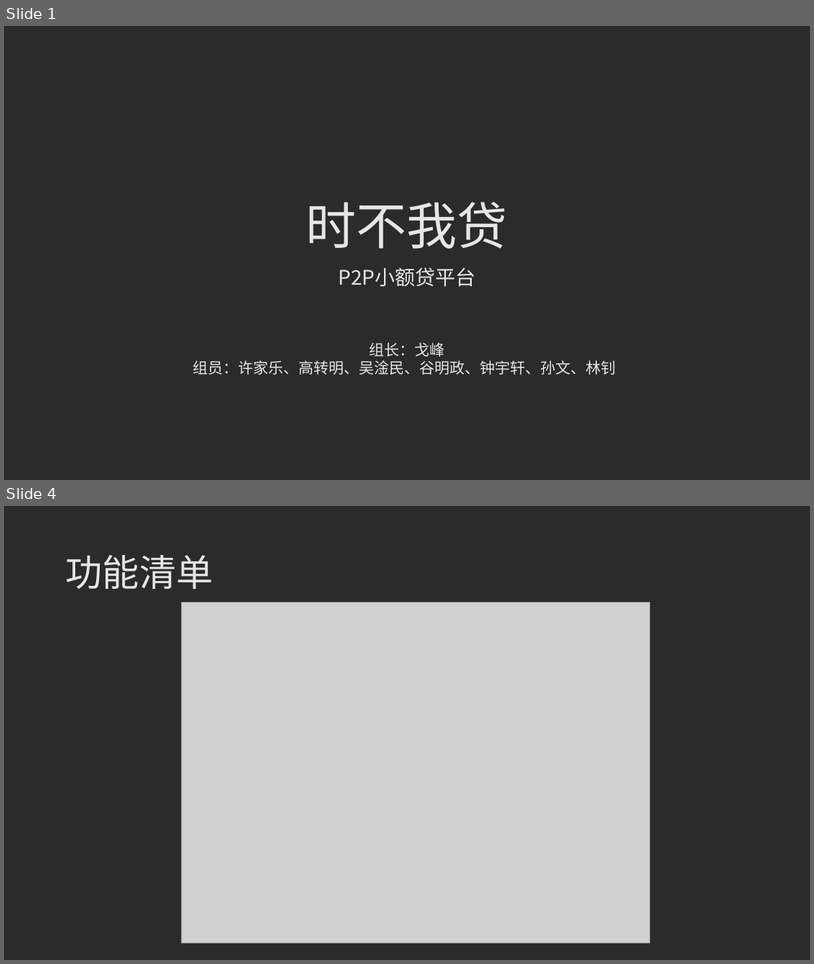
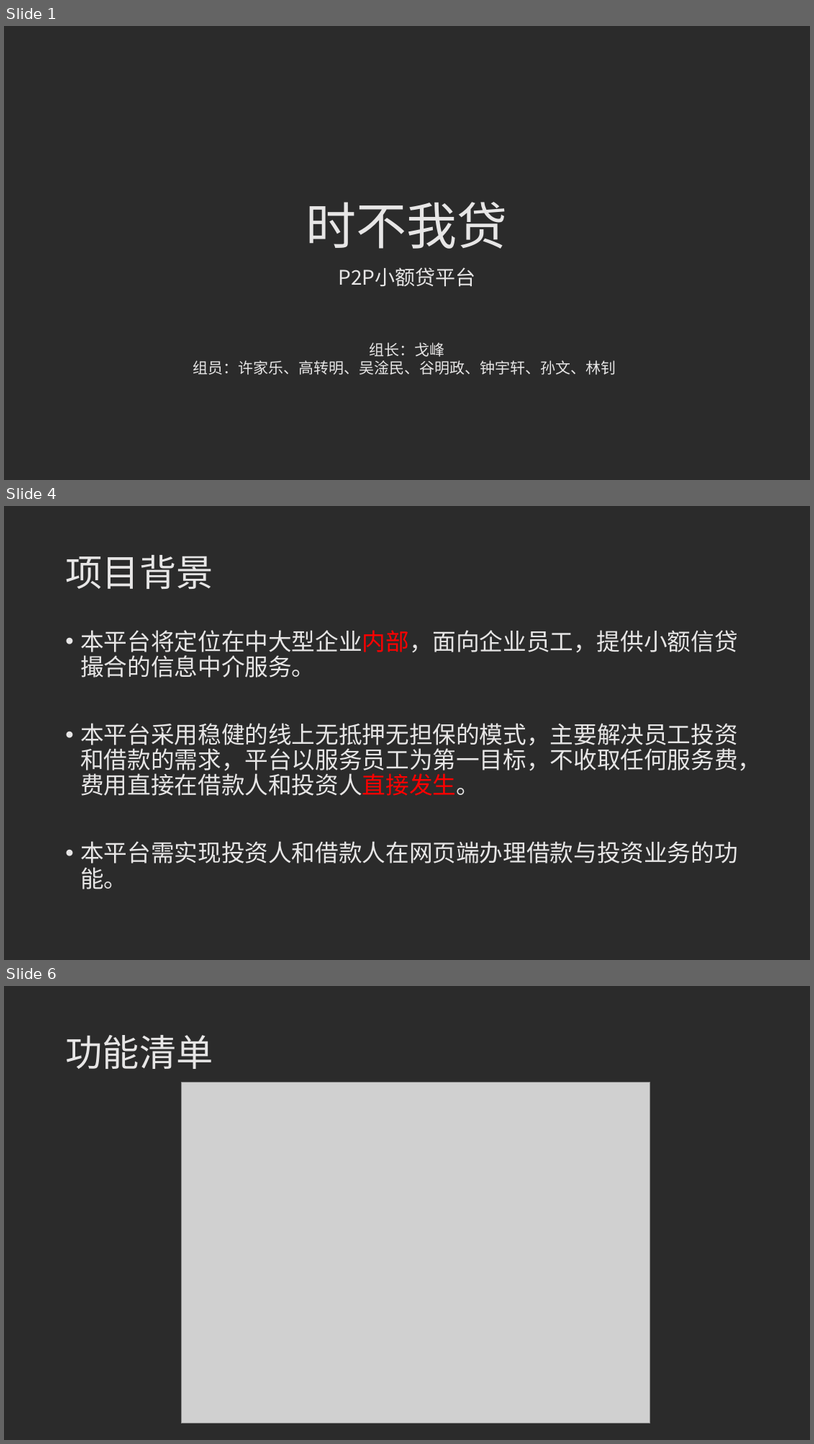
Before and after one commit to orangewgm/P2Pdocument, a slide deck: 20190711答辩ppt.pptx. Shown one above the other, each under a label of ours: slides 1 and 4 before the commit, slides 1, 4 and 6 after it; the slides between them are not shown. The pictures are 814x964 and 814x1444 pixels, drawn with LibreOffice and Linux fonts; fonts in the diff are those of the drawing; grey boxes stand for pictures; background and template pictures are left out; a plain dark background stands for a picture behind light text. Boxes give left, top, right and bottom in pixels: in the first picture for what was removed or moved away, otherwise in the second. Text is boxed around its words. In the diff, an @@ line names an element or a change of style, - is before the commit and + after.

```diff
--- a/20190711答辩ppt.pptx
+++ b/20190711答辩ppt.pptx
@@ slide 4 added at box(4, 506, 810, 960), background picture (left out) @@
@@ title added at box(65, 555, 213, 589), 44 pt, text #E7E6E6 @@
+项目背景
@@ text added at box(80, 630, 761, 889), 28 pt, text #E7E6E6 @@
+• 本平台将定位在中大型企业内部，面向企业员工，提供小额信贷撮合的信息中介服务。
+• 本平台采用稳健的线上无抵押无担保的模式，主要解决员工投资和借款的需求，平台以服务员工为第一目标，不收取任何服务费，费用直接在借款人和投资人直接发生。
+• 本平台需实现投资人和借款人在网页端办理借款与投资业务的功能。
@@ what was slide 4 is now slide 6 @@
```
Also in this commit, not shown: 4 slides changed, 1 other slide added.
